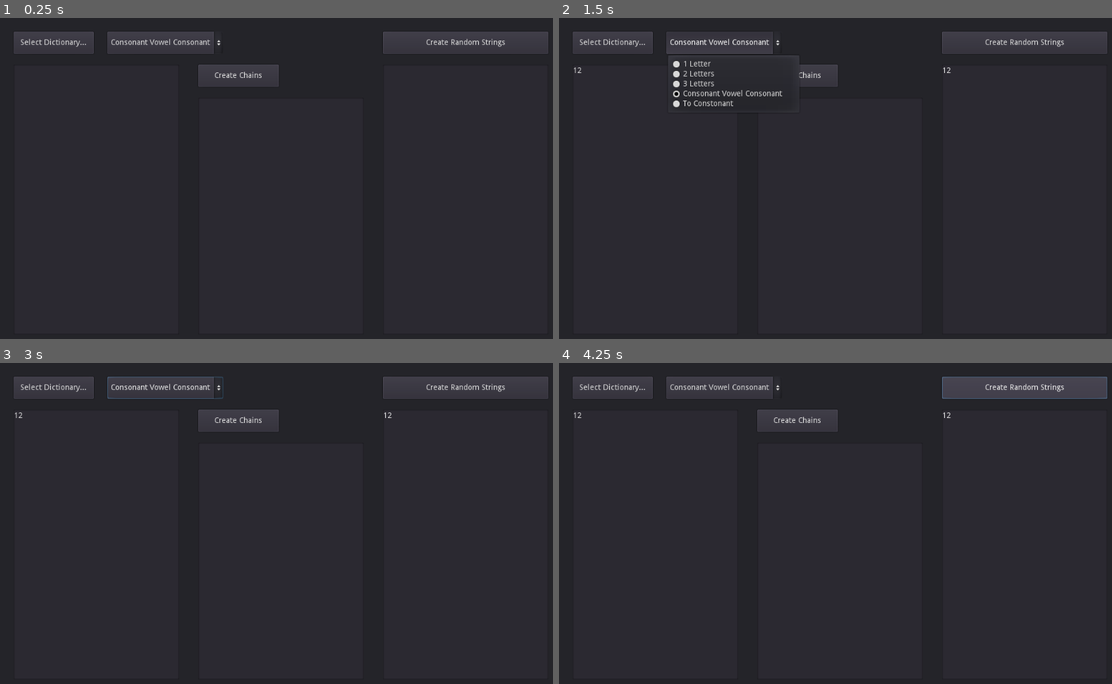
Above: before the commit, frames 1-4 (two rows, left to right).
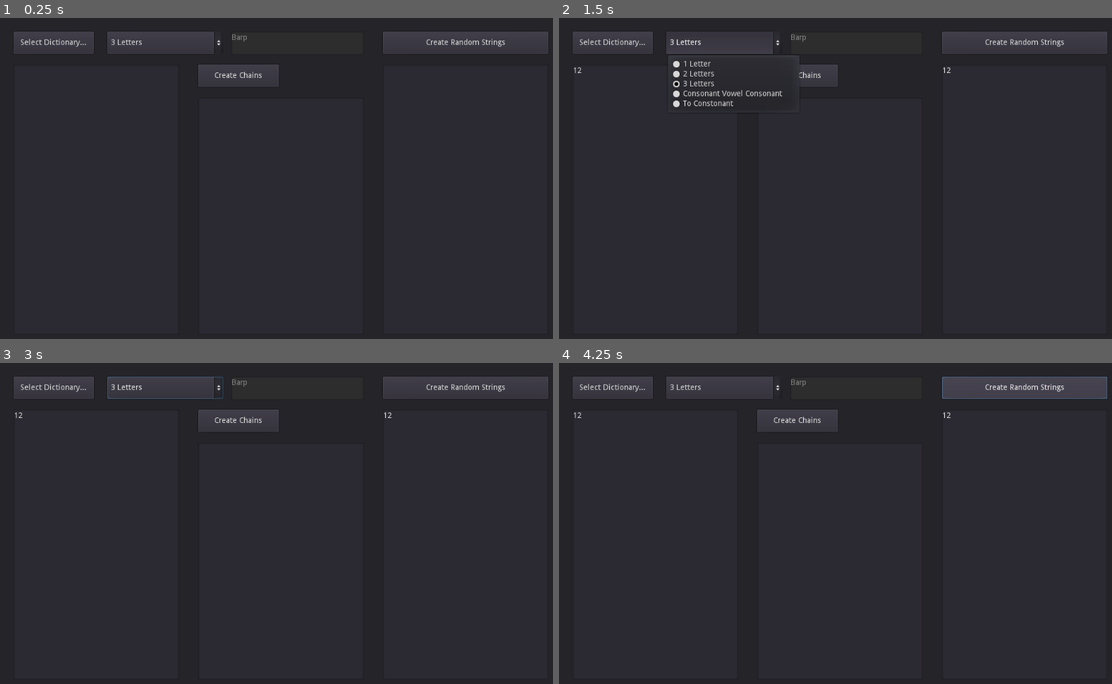
Above: after the commit, the same moments.

Repository: MichaelReel/MarkovTester
Game: Godot game, scene res://Analyser.tscn
The game is run twice, just before and just after one commit, with the same random seed, the same clock (stepped at 60 frames per second) and the same inputs.
Inputs (mouse positions are in pixels of both pictures, inside the frame that each line leads up to):
- Up to frame 1 (0.25 s): no input
- Up to frame 2 (1.5 s): click (653, 200) at 0.52 s; type "12" at 0.6 s; click (1023, 200) at 0.75 s; type "12" at 0.83 s; click "Consonant Vowel Consonant" (after the commit: "3 Letters") at 1.25 s
- Up to frame 3 (3 s): click "Create Chains" at 2 s; click "Select Dictionary..." at 2.75 s
- Up to frame 4 (4.25 s): click "Create Random Strings" at 3.5 s

The runs differ from the first frame. In frame 1, 0.2% of the frame differs, in the area x 20-45%, y 5-9%; in frame 2, 0.2%, in the area x 20-45%, y 5-25%; in frame 3, 0.2%; in frame 4, 0.2%.
Error before the commit: Invalid call. Nonexistent function 'make_random_word' in base 'Nil'. (res://CreateChains.gd:130)
Error after the commit: Invalid call. Nonexistent function 'make_random_word' in base 'Nil'. (res://CreateChains.gd:123)

Commit message:
Trimmed down the chain creator to use just regexs

Diff:
--- a/Analyser.tscn
+++ b/Analyser.tscn
@@ -1,8 +1,9 @@
-[gd_scene load_steps=4 format=2]
+[gd_scene load_steps=5 format=2]
 
 [ext_resource path="res://LoadDictionary.gd" type="Script" id=1]
 [ext_resource path="res://CreateChains.gd" type="Script" id=2]
 [ext_resource path="res://OutputList.gd" type="Script" id=3]
+[ext_resource path="res://RegexEdit.gd" type="Script" id=4]
 
 [node name="Analyser" type="Panel"]
 anchor_right = 1.0
@@ -26,17 +27,10 @@
 margin_top = 25.0
 margin_right = 405.0
 margin_bottom = 65.0
-text = "Consonant Vowel Consonant"
+text = "3 Letters"
 clip_text = true
 items = [ "1 Letter", null, false, 0, null, "2 Letters", null, false, 1, null, "3 Letters", null, false, 2, null, "Consonant Vowel Consonant", null, false, 3, null, "To Constonant", null, false, 4, null ]
-selected = 3
-
-[node name="CreateButton" type="Button" parent="."]
-margin_left = 360.0
-margin_top = 85.0
-margin_right = 506.0
-margin_bottom = 125.0
-text = "Create Chains"
+selected = 2
 __meta__ = {
 "_edit_use_anchors_": false
 }
@@ -74,6 +68,34 @@
 current_dir = "res://samples"
 current_path = "res://samples/"
 
+[node name="CreateButton" type="Button" parent="."]
+margin_left = 360.0
+margin_top = 85.0
+margin_right = 506.0
+margin_bottom = 125.0
+text = "Create Chains"
+__meta__ = {
+"_edit_use_anchors_": false
+}
+
+[node name="RegexEdit" type="TextEdit" parent="."]
+anchor_left = 0.41
+anchor_top = 0.04
+anchor_right = 0.41
+anchor_bottom = 0.04
+margin_left = 0.159973
+margin_top = 0.999998
+margin_right = 240.16
+margin_bottom = 43.0
+text = "Barp"
+readonly = true
+draw_tabs = true
+draw_spaces = true
+script = ExtResource( 4 )
+__meta__ = {
+"_edit_use_anchors_": false
+}
+
 [node name="ChainList" type="ItemList" parent="."]
 margin_left = 360.0
 margin_top = 145.0
@@ -95,8 +117,9 @@
 }
 [connection signal="pressed" from="SelectButton" to="InputList" method="_on_Button_Open_pressed"]
 [connection signal="item_selected" from="SplitModeButton" to="ChainList" method="_on_SplitModeButton_item_selected"]
-[connection signal="pressed" from="CreateButton" to="InputList" method="_on_Button_Create_pressed"]
 [connection signal="pressed" from="RandomButton" to="ChainList" method="_on_RandomButton_pressed"]
 [connection signal="chain_input" from="InputList" to="ChainList" method="_on_InputList_chain_input"]
 [connection signal="file_selected" from="InputList/FileDialog" to="InputList" method="_on_FileDialog_file_selected"]
+[connection signal="pressed" from="CreateButton" to="InputList" method="_on_Button_Create_pressed"]
 [connection signal="created_random_strings" from="ChainList" to="OutputList" method="_on_ChainList_created_random_strings"]
+[connection signal="regex_selected" from="ChainList" to="RegexEdit" method="_on_ChainList_regex_selected"]
--- a/CreateChains.gd
+++ b/CreateChains.gd
@@ -1,7 +1,7 @@
 extends ItemList
 
 signal created_random_strings
-
+signal regex_selected
 
 const ID_MODE_MAP : Array = [
 	"1letter",
@@ -10,6 +10,14 @@
 	"cvc",
 	"consonants",
 ]
+
+const MODE_TO_REGEX_MAP : Dictionary = {
+	"1letter"    : ".{1}",
+	"2letter"    : ".{2}",
+	"3letter"    : ".{3}",
+	"cvc"        : "[bcdfghjklmnpqrstvwxyz][aeiou]*[bcdfghjklmnpqrstvwxyz]",
+	"consonants" : "[aeiou]*[bcdfghjklmnpqrstvwxyz]{1}",
+}
 
 var table : MarkovTable
 var mode : String = ID_MODE_MAP[2]
@@ -50,22 +58,7 @@
 				insert_word(line, split)
 
 	func insert_word(word : String, split : String):
-		match split:
-			"1letter":
-#				split_letter(word)
-				split_by_regex(word, "(.{1})")
-			"2letter":
-#				split_multiletter(word, 2)
-				split_by_regex(word, "(.{2})")
-			"3letter":
-#				split_multiletter(word, 3)
-				split_by_regex(word, "(.{3})")
-			"cvc":
-				split_by_regex(word, "([bcdfghjklmnpqrstvwxyz][aeiou]*[bcdfghjklmnpqrstvwxyz])")
-			"consonants":
-				split_by_regex(word, "([aeiou]*[bcdfghjklmnpqrstvwxyz]{1})")
-			_:
-				split_by_regex(word, split)
+		split_by_regex(word, split)
 
 	func split_by_regex(word_in : String, regex : String):
 		var filter := RegEx.new()
@@ -117,7 +110,7 @@
 
 func _on_InputList_chain_input(text : String):
 	self.clear()
-	table = MarkovTable.new(text, funcref(self, "new_item_added"), mode)
+	table = MarkovTable.new(text, funcref(self, "new_item_added"), MODE_TO_REGEX_MAP[mode])
 	sort_items_by_text()
 
 func new_item_added(start : String, end : String):
@@ -132,3 +125,4 @@
 
 func _on_SplitModeButton_item_selected(id : int):
 	mode = ID_MODE_MAP[id]
+	emit_signal("regex_selected", MODE_TO_REGEX_MAP[mode])
--- /dev/null
+++ b/RegexEdit.gd
@@ -0,0 +1,4 @@
+extends TextEdit
+
+func _on_ChainList_regex_selected(regex : String):
+	text = regex
--- a/project.godot
+++ b/project.godot
@@ -19,6 +19,10 @@
 run/main_scene="res://Analyser.tscn"
 config/icon="res://icon.png"
 
+[display]
+
+window/size/resizable=false
+
 [rendering]
 
 environment/default_environment="res://default_env.tres"
